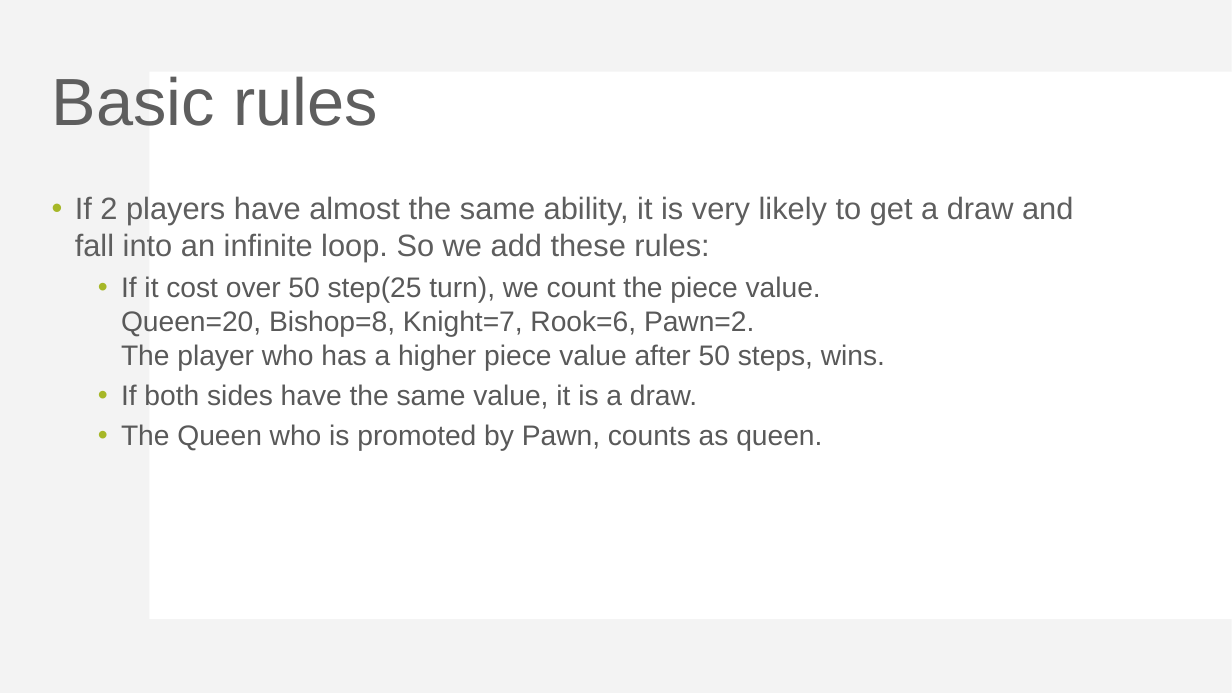
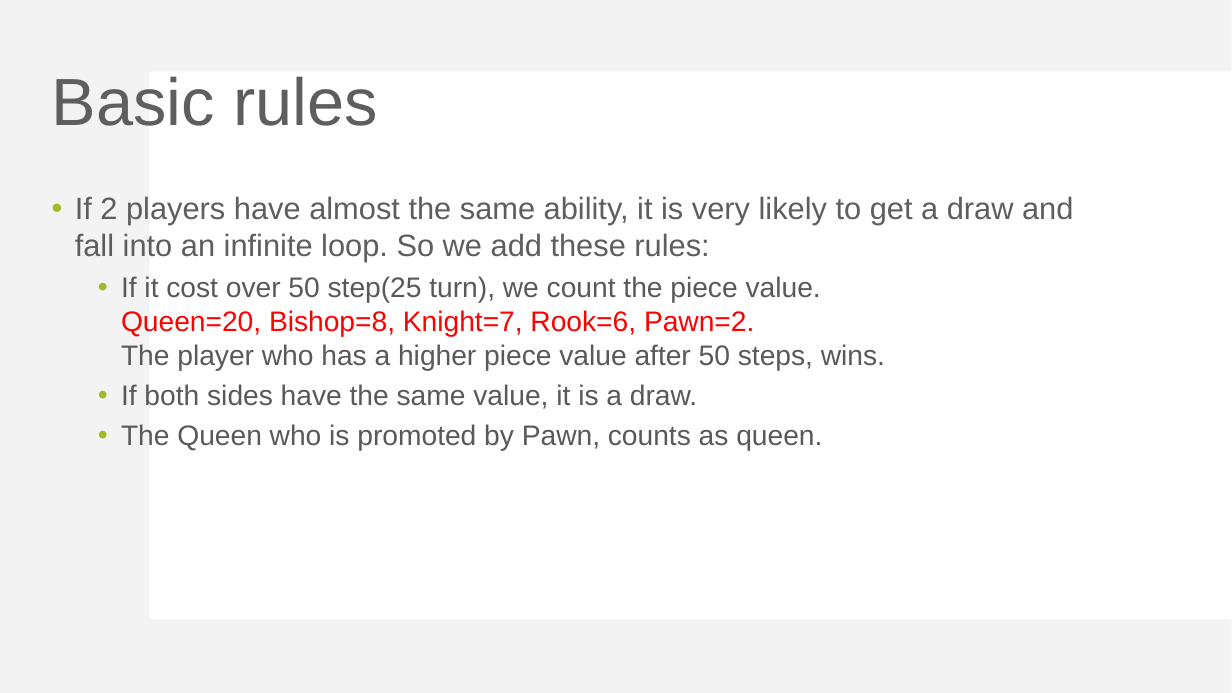
Before and after one commit to jason34105533/I2P-Mini-Project-3, a slide deck: slide 9 of document/Mini-Project-3-introduction.pptx. Drawn at 1232x693 pixels with LibreOffice and Linux fonts; fonts in the diff are those of the drawing. Boxes give left, top, right and bottom in pixels: in the first picture for what was removed or moved away, otherwise in the second. Text is boxed around its words. In the diff, an @@ line names an element or a change of style, - is before the commit and + after.

```diff
--- a/document/Mini-Project-3-introduction.pptx
+++ b/document/Mini-Project-3-introduction.pptx
@@ text at [121,276,885,371]: text colour #595959 to #FF0000 in "Queen=20, Bishop=8, Knight=7, Rook=6, Pawn=2." @@
```
Also in this commit, not shown: 8 other files.
